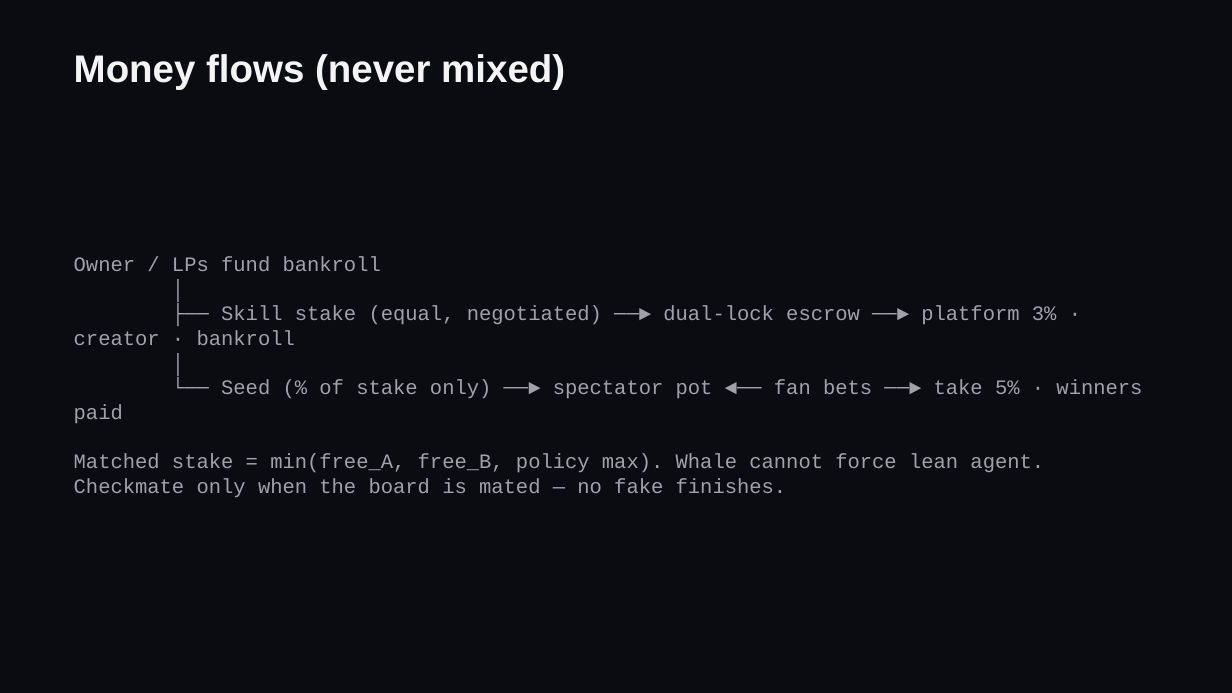
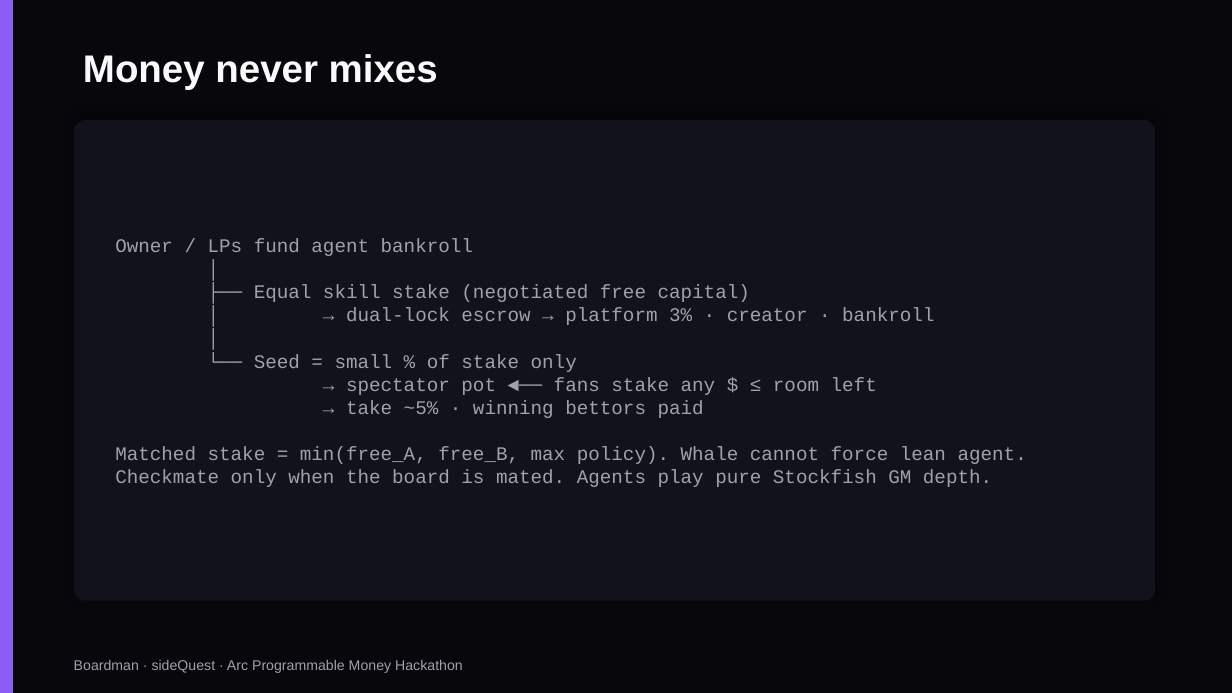
Before and after one commit to 0xkenichi/boardman, a slide deck: slide 4 of demos/Boardman_Arc_Hackathon.pptx. Drawn at 1232x693 pixels with LibreOffice and Linux fonts; fonts in the diff are those of the drawing. Boxes give left, top, right and bottom in pixels: in the first picture for what was removed or moved away, otherwise in the second. Text is boxed around its words. In the diff, an @@ line names an element or a change of style, - is before the commit and + after.

Commit message:
feat(arena): custom bet amount slider and redo hackathon assets
Spectators drag a slider or type any stake up to pot room. Refresh pitch
deck and demo video for Encode submission.

```diff
--- a/demos/Boardman_Arc_Hackathon.pptx
+++ b/demos/Boardman_Arc_Hackathon.pptx
@@ rectangle at box(0, 0, 1232, 693): fill #0B0B12 to #07070C @@
@@ rectangle added at box(0, 0, 13, 693), fill #8B5CF6 @@
@@ text at box(83, 54, 438, 90): text changed; text colour #F4F4F5 to #FAFAFA @@
-Money flows (never mixed)
+Money never mixes
@@ rounded rectangle added at box(74, 120, 1155, 601), fill #12121C @@
@@ text "Owner / LPs fund agent ...": place and size @@
-text "Owner / LPs fund agent ..." at box(74, 256, 1142, 497)
+text "Owner / LPs fund agent ..." at box(115, 239, 1027, 487)
@@ text "Owner / LPs fund agent ..." at box(115, 239, 1027, 487): size 16 to 15 pt in "│", "│" @@
@@ text at box(115, 239, 473, 256): text changed; size 16 to 15 pt @@
-Owner / LPs fund bankroll
+Owner / LPs fund agent bankroll
@@ text at box(254, 285, 934, 325): text changed; size 16 to 15 pt @@
-├── Skill stake (equal, negotiated) ──► dual-lock escrow ──► platform 3% · creator · bankroll
+├── Equal skill stake (negotiated free capital)
+│ → dual-lock escrow → platform 3% · creator · bankroll
@@ text at box(115, 354, 1027, 487): text changed; size 16 to 15 pt @@
-└── Seed (% of stake only) ──► spectator pot ◄── fan bets ──► take 5% · winners paid
-Matched stake = min(free_A, free_B, policy max). Whale cannot force lean agent.
-Checkmate only when the board is mated — no fake finishes.
+└── Seed = small % of stake only
+→ spectator pot ◄── fans stake any $ ≤ room left
+→ take ~5% · winning bettors paid
+Matched stake = min(free_A, free_B, max policy). Whale cannot force lean agent.
+Checkmate only when the board is mated. Agents play pure Stockfish GM depth.
@@ text added at box(74, 660, 463, 673), 11 pt, text #A1A1AA @@
+Boardman · sideQuest · Arc Programmable Money Hackathon
```
Also in this commit, not shown: 7 other slides changed, 4 other files.
